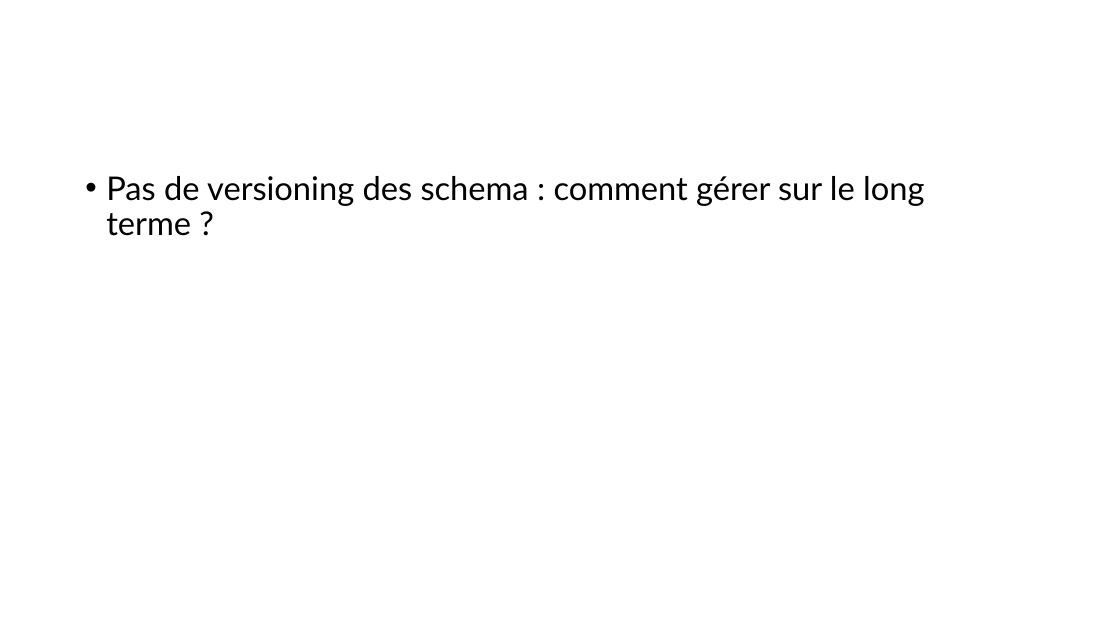
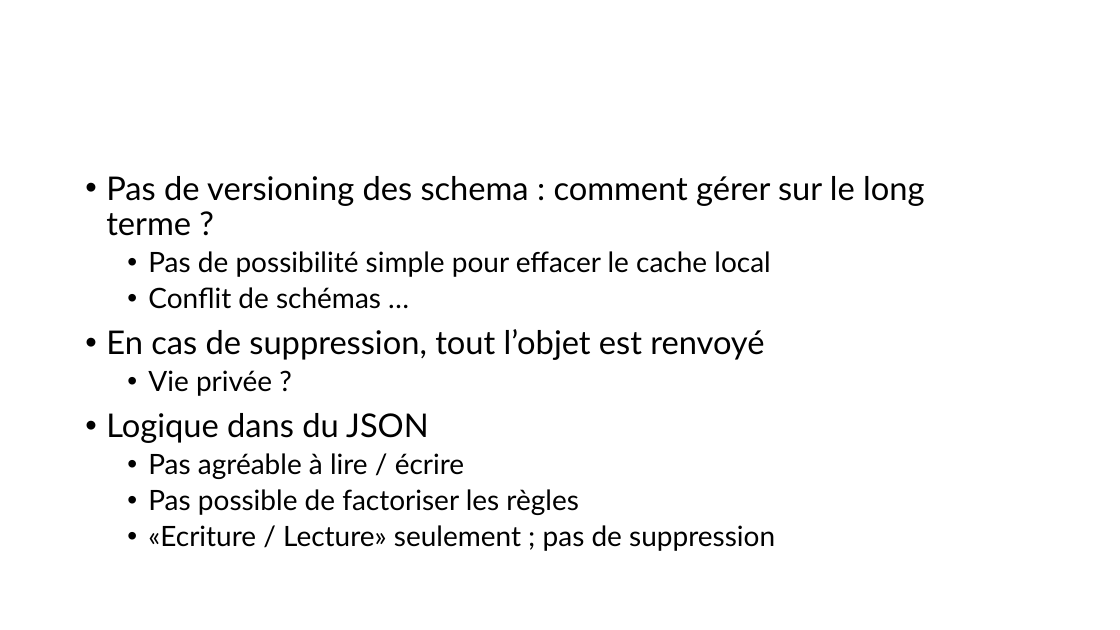
Before and after one commit to bchollet/DMA-LABOS, a slide deck: slide 4 of 5_Project/Présentation.pptx (slide 6 before the commit). Drawn at 1120x630 pixels with LibreOffice and Linux fonts; fonts in the diff are those of the drawing. Boxes give left, top, right and bottom in pixels: in the first picture for what was removed or moved away, otherwise in the second. Text is boxed around its words. In the diff, an @@ line names an element or a change of style, - is before the commit and + after.

```diff
--- a/5_Project/Présentation.pptx
+++ b/5_Project/Présentation.pptx
@@ text at [106, 251, 775, 551]: paragraphs added @@
+  • Pas de possibilité simple pour effacer le cache local
+  • Conflit de schémas …
+• En cas de suppression, tout l’objet est renvoyé
+  • Vie privée ?
+• Logique dans du JSON
+  • Pas agréable à lire / écrire
+  • Pas possible de factoriser les règles
+  • «Ecriture / Lecture» seulement ; pas de suppression
```
Also in this commit, not shown: 1 other slide changed, 2 slides removed, 5 other files.
